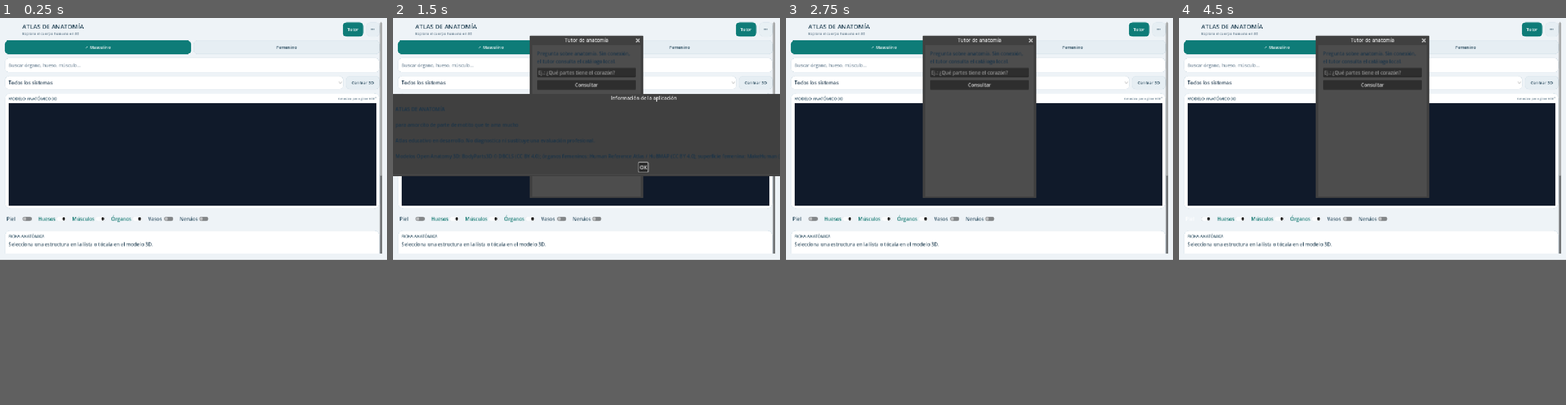
Above: before the commit, frames 1-4 (left to right).
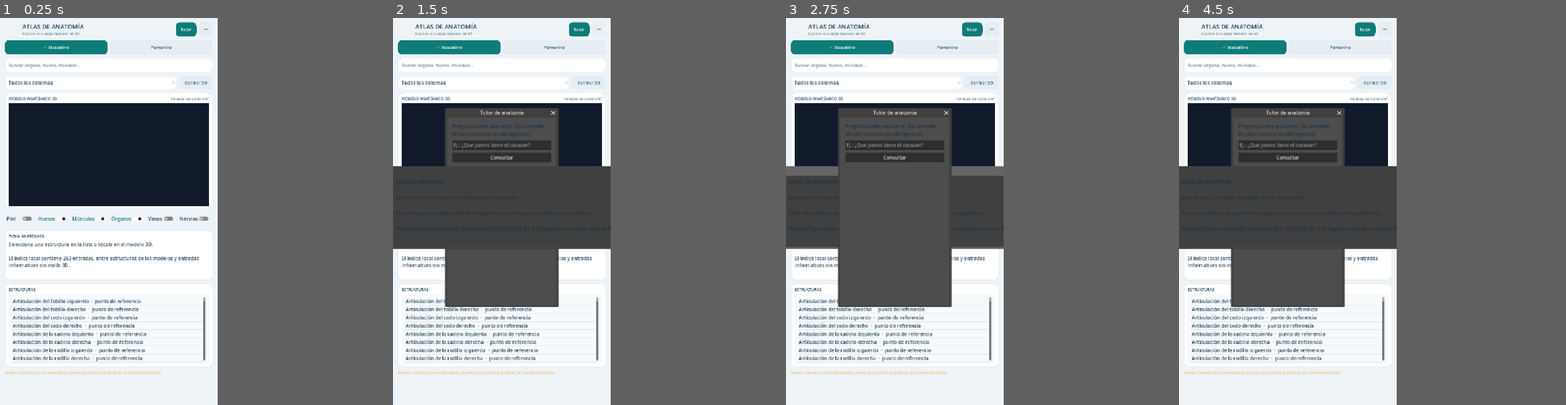
Above: after the commit, the same moments.

Repository: Roxell44444/Atlas-de-Anatomia
Game: Godot game, scene res://scenes/Main.tscn
Same seed, same stepped clock (60 frames per second), same inputs: the game is played once before the commit and once after it.
Inputs (mouse positions are in pixels of both pictures, inside the frame that each line leads up to):
- Up to frame 1 (0.25 s): no input
- Up to frame 2 (1.5 s): click "Tutor" at 0.5 s; click "⋯" at 1.25 s
- Up to frame 3 (2.75 s): click (1037, 168) at 2 s, where only the run before the commit has a clickable "OK"
- Up to frame 4 (4.5 s): click "Todos los sistemas" at 2.75 s; click "Centrar 3D" at 3.5 s; click "Piel" at 4.25 s
In our replay, the window is 800x500 before the commit and 450x800 after it. These sizes can differ from the game's own. Grey fills any space a smaller window leaves; there, only what the larger window draws over its background counts as a difference.

The runs differ from the first frame. In frame 1, 22% of the frame differs, in the area x 1-100%, y 0-93%; in frame 2, 43%; in frame 3, 46%, in the area x 0-100%, y 0-93%; in frame 4, 46%.

Commit message:
ui(android): lock mobile app to portrait orientation and set project icon

Diff:
--- a/project.godot
+++ b/project.godot
@@ -4,15 +4,17 @@
 
 [application]
 config/name="ATLAS DE ANATOMÍA"
+config/icon="res://assets/app_icon.png"
 run/main_scene="res://scenes/Main.tscn"
 config/features=PackedStringArray("4.7", "GL Compatibility")
 config/version="0.1.0-dev"
 
 [display]
-window/size/viewport_width=1280
-window/size/viewport_height=800
-window/size/window_width_override=900
-window/size/window_height_override=700
+window/size/viewport_width=720
+window/size/viewport_height=1280
+window/size/window_width_override=450
+window/size/window_height_override=800
+display/window/handheld/orientation=1
 window/stretch/mode="canvas_items"
 
 [rendering]
